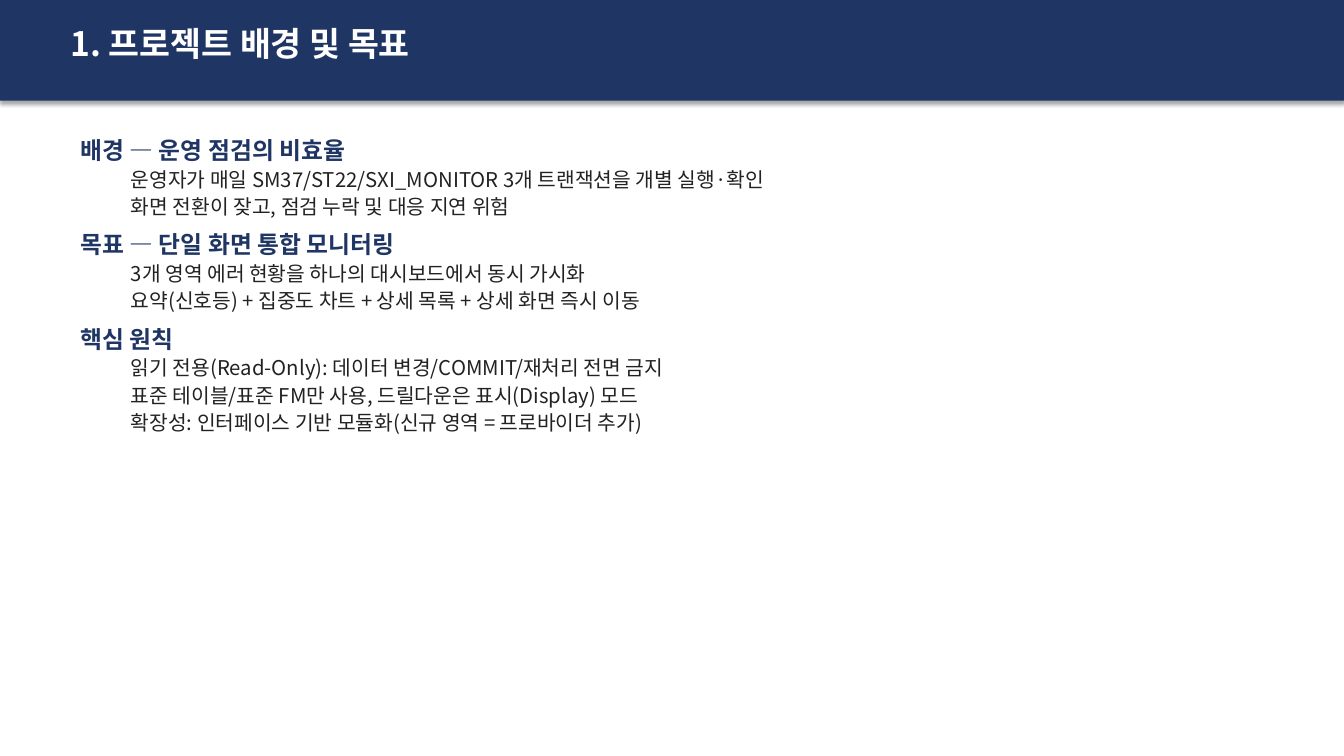
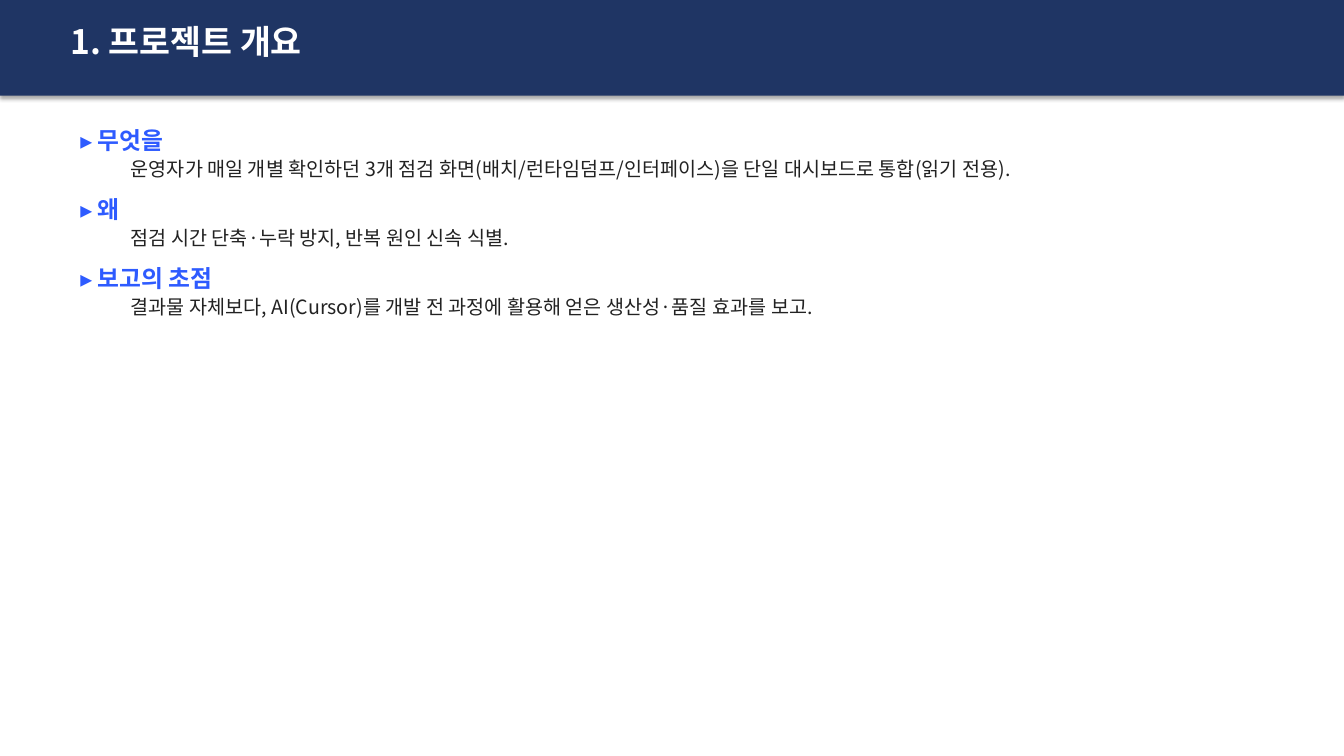
Before and after one commit to hyosungitx00/AI, a slide deck: slide 2 of docs/report/Y_OPS_MONITOR_V2_발표자료.pptx (slide 3 before the commit). Drawn at 1344x756 pixels with LibreOffice and Linux fonts; fonts in the diff are those of the drawing. Boxes give left, top, right and bottom in pixels: in the first picture for what was removed or moved away, otherwise in the second. Text is boxed around its words. In the diff, an @@ line names an element or a change of style, - is before the commit and + after.

```diff
--- a/docs/report/Y_OPS_MONITOR_V2_발표자료.pptx
+++ b/docs/report/Y_OPS_MONITOR_V2_발표자료.pptx
@@ rectangle: place and size @@
-rectangle at bbox=[0, 0, 1344, 101]
+rectangle at bbox=[0, 0, 1344, 96]
@@ text at bbox=[70, 26, 302, 57]: text changed @@
-1. 프로젝트 배경 및 목표
+1. 프로젝트 개요
@@ text at bbox=[98, 129, 1010, 318]: text changed; size 14.5 to 14 pt @@
-배경 — 운영 점검의 비효율
-  운영자가 매일 SM37/ST22/SXI_MONITOR 3개 트랜잭션을 개별 실행·확인
-  화면 전환이 잦고, 점검 누락 및 대응 지연 위험
-목표 — 단일 화면 통합 모니터링
-  3개 영역 에러 현황을 하나의 대시보드에서 동시 가시화
-  요약(신호등) + 집중도 차트 + 상세 목록 + 상세 화면 즉시 이동
-핵심 원칙
-  읽기 전용(Read-Only): 데이터 변경/COMMIT/재처리 전면 금지
-  표준 테이블/표준 FM만 사용, 드릴다운은 표시(Display) 모드
-  확장성: 인터페이스 기반 모듈화(신규 영역 = 프로바이더 추가)
+▸ 무엇을
+  운영자가 매일 개별 확인하던 3개 점검 화면(배치/런타임덤프/인터페이스)을 단일 대시보드로 통합(읽기 전용).
+▸ 왜
+  점검 시간 단축·누락 방지, 반복 원인 신속 식별.
+▸ 보고의 초점
+  결과물 자체보다, AI(Cursor)를 개발 전 과정에 활용해 얻은 생산성·품질 효과를 보고.
```
Also in this commit, not shown: 3 other slides changed, 1 slide added, 6 slides removed, 3 other files.
